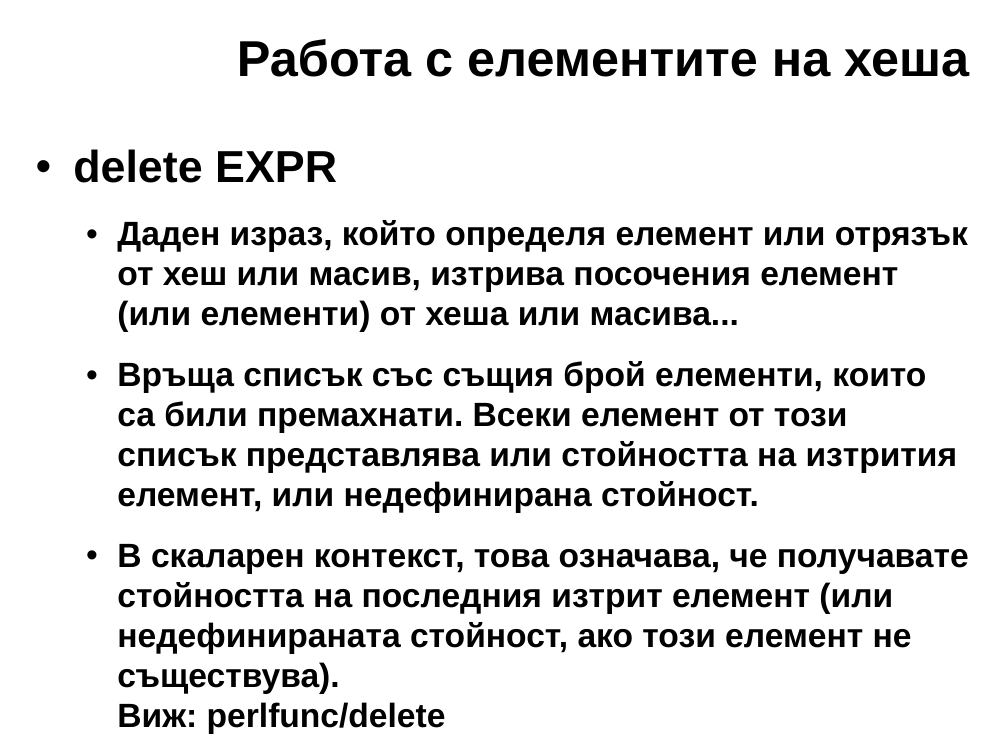
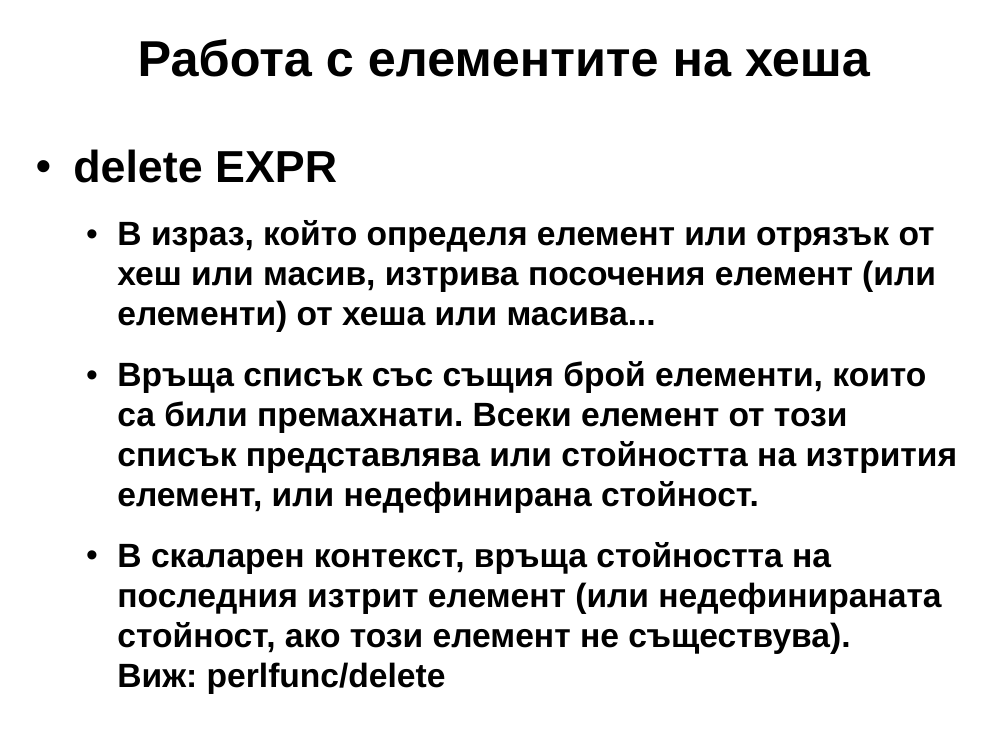
Before and after one commit to kberov/PerlProgrammingCourse, a slide deck: slide 9 of 04_hashes_bg.odp. Drawn at 1008x756 pixels with LibreOffice and Linux fonts; fonts in the diff are those of the drawing; background and template pictures are left out. Boxes give left, top, right and bottom in pixels: in the first picture for what was removed or moved away, otherwise in the second. Text is boxed around its words. In the diff, an @@ line names an element or a change of style, - is before the commit and + after.

```diff
--- a/04_hashes_bg.odp
+++ b/04_hashes_bg.odp
@@ title "Работа с елементите на хеша" moved from (x1=237, y1=39, x2=969, y2=77) to (x1=138, y1=39, x2=870, y2=77) @@
@@ text at (x1=117, y1=220, x2=936, y2=332): text changed @@
-  • Даден израз, който определя елемент или отрязък от хеш или масив, изтрива посочения елемент (или елементи) от хеша или масива...
+  • В израз, който определя елемент или отрязък от хеш или масив, изтрива посочения елемент (или елементи) от хеша или масива...
@@ text at (x1=117, y1=542, x2=941, y2=694): text changed @@
-  • В скаларен контекст, това означава, че получавате стойността на последния изтрит елемент (или недефинираната стойност, ако този елемент не съществува).
-    Виж: perlfunc/delete
+  • В скаларен контекст, връща стойността на последния изтрит елемент (или недефинираната стойност, ако този елемент не съществува).
+    Виж: perlfunc/delete
```
Also in this commit, not shown: 11 other slides changed, 3 other files.
